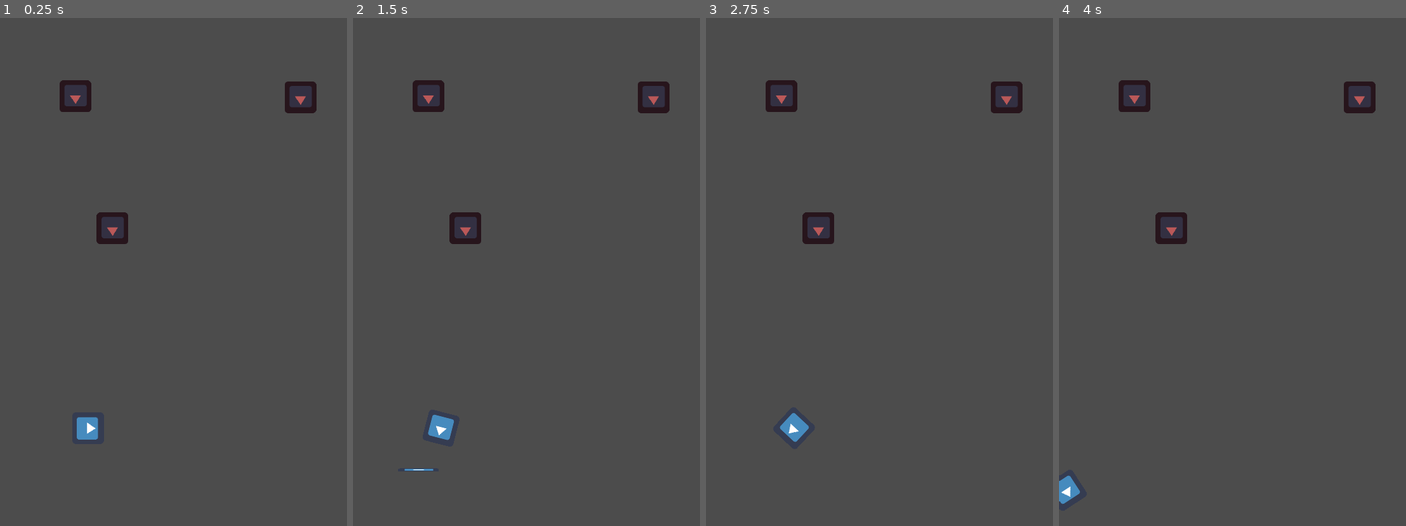
Above: before the commit, frames 1-4 (left to right).
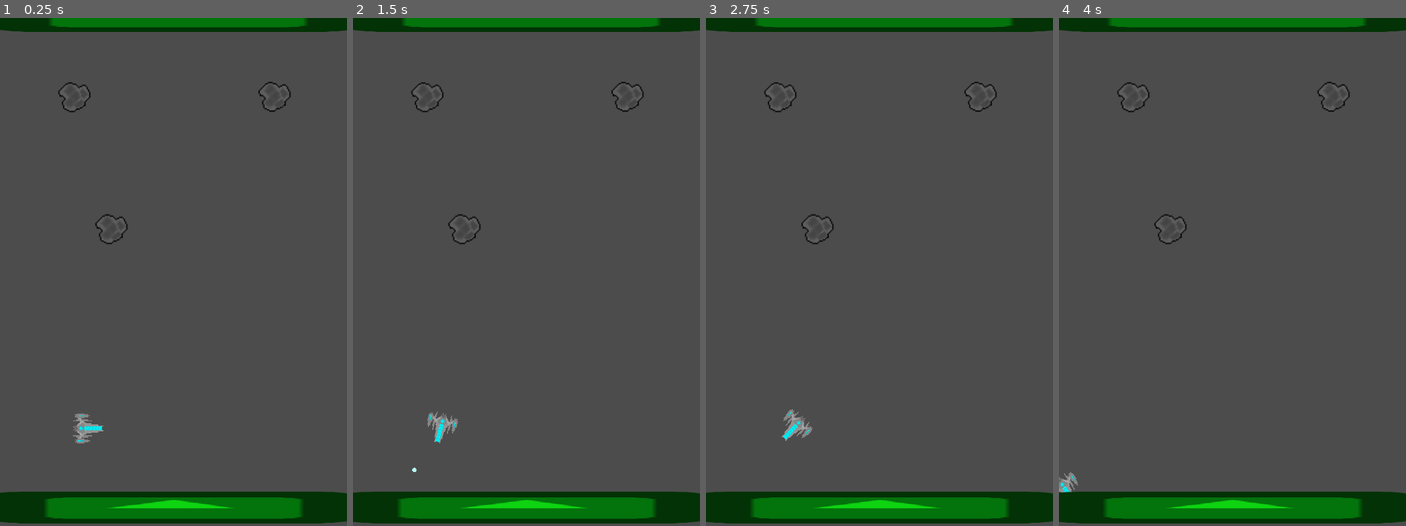
Above: after the commit, the same moments.

Repository: DaVinci789/asteroidblast
Game: Godot game, scene res://world.tscn
Two runs of this game, one before a commit and one after it. Both use one fixed random seed, a clock stepped at 60 frames per second and the inputs below. The engine's default icon, where the game draws it, is replaced by a stand-in: a white triangle on a blue panel in a dark square.
Inputs:
- Up to frame 1 (0.25 s): no input
- Up to frame 2 (1.5 s): tap Enter at 0.5 s; hold Right (ui_right) 0.53-1.28 s; tap Space (ui_select) at 0.6, 0.77, 1.07, 1.35 s; hold Left (ui_left) from 1.28 s (still down)
- Up to frame 3 (2.75 s): tap Space (ui_select) at 1.52, 1.82, 2.1 s; release Left (ui_left) at 2.03 s; hold Right (ui_right) from 2.03 s (still down)
- Up to frame 4 (4 s): release Right (ui_right) at 2.78 s; hold Up (ui_up) 2.78-3.53 s; tap Space (ui_select) at 2.85, 3.02, 3.32, 3.6, 3.77 s; hold Left (ui_left) from 3.53 s (still down)

The runs differ from the first frame. In frame 1, 11% of the frame differs, in the area x 0-100%, y 0-100%; in frame 2, 11%; in frame 3, 11%; in frame 4, 11%.

Commit message:
Add files via upload
This is everything I have so far. Goona look it over and maybe start a pull request soon

Diff:
--- a/asteroid.tscn
+++ b/asteroid.tscn
@@ -1,42 +1,45 @@
 [gd_scene load_steps=4 format=2]
 
 [ext_resource path="res://asteroid.gd" type="Script" id=1]
-[ext_resource path="res://icon.png" type="Texture" id=2]
+[ext_resource path="res://asteriod.png" type="Texture" id=2]
 
-[sub_resource type="RectangleShape2D" id=1]
+[sub_resource type="CapsuleShape2D" id=1]
 
 custom_solver_bias = 0.0
-extents = Vector2( 31.6114, 31.7039 )
+radius = 19.794
+height = 0.936436
 
-[node name="asteroid" type="RigidBody2D" index="0"]
+[node name="asteroid" type="RigidBody2D"]
 
 input_pickable = false
-collision_layer = 1
+collision_layer = 3
 collision_mask = 1
 mode = 0
 mass = 1.0
 friction = 1.0
-bounce = 0.0
+bounce = 0.5
 gravity_scale = 0.0
 custom_integrator = false
 continuous_cd = 0
 contacts_reported = 0
 contact_monitor = false
 sleeping = false
-can_sleep = true
+can_sleep = false
 linear_velocity = Vector2( 0, 0 )
 linear_damp = -1.0
 angular_velocity = 0.0
 angular_damp = -1.0
 script = ExtResource( 1 )
+_sections_unfolded = [ "Angular", "Applied Forces", "Collision", "Linear", "Pickable", "Transform", "Visibility", "Z Index" ]
 
-[node name="texture" type="Sprite" parent="." index="0"]
+[node name="CollisionShape2D" type="CollisionShape2D" parent="." index="0"]
 
-modulate = Color( 0.730469, 0.348114, 0.348114, 1 )
+position = Vector2( -2.002, -0.0383987 )
+scale = Vector2( 1.7298, 1.88077 )
+shape = SubResource( 1 )
+
+[node name="Sprite" type="Sprite" parent="." index="1"]
+
+position = Vector2( -0.826891, 5.30489 )
+scale = Vector2( 2.39002, 2.39002 )
 texture = ExtResource( 2 )
-flip_v = true
-_sections_unfolded = [ "Offset", "Visibility" ]
-
-[node name="CollisionShape2D" type="CollisionShape2D" parent="." index="1"]
-
-shape = SubResource( 1 )
--- a/lazer.tscn
+++ b/lazer.tscn
@@ -1,17 +1,17 @@
 [gd_scene load_steps=3 format=2]
 
-[ext_resource path="res://icon.png" type="Texture" id=1]
+[ext_resource path="res://lazer.png" type="Texture" id=1]
 
-[sub_resource type="RectangleShape2D" id=1]
+[sub_resource type="CircleShape2D" id=1]
 
 custom_solver_bias = 0.0
-extents = Vector2( 31.9731, 34.7771 )
+radius = 4.7466
 
 [node name="lazer" type="RigidBody2D"]
 
 position = Vector2( -0.463928, 0.115982 )
 input_pickable = false
-collision_layer = 1
+collision_layer = 2
 collision_mask = 1
 mode = 0
 mass = 1.0
@@ -28,15 +28,15 @@
 linear_damp = -1.0
 angular_velocity = 0.0
 angular_damp = -1.0
+_sections_unfolded = [ "Collision" ]
 
 [node name="Sprite" type="Sprite" parent="." index="0"]
 
-position = Vector2( 9.01698, -0.589195 )
-scale = Vector2( 1.28178, 0.0928744 )
+position = Vector2( 0.575659, -0.230619 )
+scale = Vector2( 0.0404853, 0.0404853 )
 texture = ExtResource( 1 )
 
-[node name="hitbox" type="CollisionShape2D" parent="." index="1"]
+[node name="CollisionShape2D" type="CollisionShape2D" parent="." index="1"]
 
-position = Vector2( 9.01698, -0.589195 )
-scale = Vector2( 1.28178, 0.0928744 )
+position = Vector2( 0.566811, -0.283405 )
 shape = SubResource( 1 )
--- /dev/null
+++ b/planet.tscn
@@ -0,0 +1,28 @@
+[gd_scene load_steps=3 format=2]
+
+[ext_resource path="res://icon.png" type="Texture" id=1]
+
+[sub_resource type="RectangleShape2D" id=1]
+
+custom_solver_bias = 0.0
+extents = Vector2( 32.7338, 32.1464 )
+
+[node name="StaticBody2D" type="StaticBody2D"]
+
+input_pickable = false
+collision_layer = 1
+collision_mask = 1
+constant_linear_velocity = Vector2( 0, 0 )
+constant_angular_velocity = 0.0
+friction = 1.0
+bounce = 0.0
+
+[node name="Sprite" type="Sprite" parent="." index="0"]
+
+modulate = Color( 0.0549927, 0.828125, 0.0670729, 1 )
+texture = ExtResource( 1 )
+_sections_unfolded = [ "Visibility" ]
+
+[node name="CollisionShape2D" type="CollisionShape2D" parent="." index="1"]
+
+shape = SubResource( 1 )
--- a/ship.gd
+++ b/ship.gd
@@ -22,7 +22,7 @@
 
 	get_parent().add_child(lazer, true)
 	lazer.position = pos
-	lazer.linear_velocity = Vector2(lazer_speed, 0).rotated(get_rotation()) # Gets rotation of ship then shoots laser at a specific velocity
+	lazer.linear_velocity = Vector2(lazer_speed, 0).rotated(get_rotation()) # Gets rotation of ship then shoots lazer at a specific velocity
 	add_collision_exception_with(lazer) # Makes sure lasers don't collide with each other
 	pass
 
--- a/ship.tscn
+++ b/ship.tscn
@@ -1,7 +1,7 @@
 [gd_scene load_steps=4 format=2]
 
 [ext_resource path="res://ship.gd" type="Script" id=1]
-[ext_resource path="res://icon.png" type="Texture" id=2]
+[ext_resource path="res://ship.png" type="Texture" id=2]
 
 [sub_resource type="RectangleShape2D" id=1]
 
@@ -20,7 +20,9 @@
 
 [node name="Sprite" type="Sprite" parent="." index="0"]
 
+position = Vector2( 2.1304, 0.507462 )
 rotation = 1.57014
+scale = Vector2( 0.126638, 0.126638 )
 texture = ExtResource( 2 )
 
 [node name="lazer" type="RayCast2D" parent="." index="1"]
--- /dev/null
+++ b/wall.tscn
@@ -0,0 +1,22 @@
+[gd_scene load_steps=2 format=2]
+
+[sub_resource type="RectangleShape2D" id=1]
+
+custom_solver_bias = 0.0
+extents = Vector2( 10.8537, 43.8846 )
+
+[node name="StaticBody2D" type="StaticBody2D"]
+
+input_pickable = false
+collision_layer = 1
+collision_mask = 1
+constant_linear_velocity = Vector2( 0, 0 )
+constant_angular_velocity = 0.0
+friction = 1.0
+bounce = 0.0
+
+[node name="CollisionShape2D" type="CollisionShape2D" parent="." index="0"]
+
+shape = SubResource( 1 )
+
+[node name="Sprite" type="Sprite" parent="." index="1"]
--- a/world.tscn
+++ b/world.tscn
@@ -1,9 +1,11 @@
-[gd_scene load_steps=3 format=2]
+[gd_scene load_steps=5 format=2]
 
 [ext_resource path="res://ship.tscn" type="PackedScene" id=1]
 [ext_resource path="res://asteroid.tscn" type="PackedScene" id=2]
+[ext_resource path="res://planet.tscn" type="PackedScene" id=3]
+[ext_resource path="res://wall.tscn" type="PackedScene" id=4]
 
-[node name="world" type="Node2D"]
+[node name="world" type="Node2D" index="0"]
 
 [node name="ship" parent="." index="0" instance=ExtResource( 1 )]
 
@@ -20,5 +22,33 @@
 
 [node name="asteroid3" parent="." index="3" instance=ExtResource( 2 )]
 
-position = Vector2( 605.88, 159.913 )
+position = Vector2( 555.6, 157.123 )
 scale = Vector2( 2.68373, 2.5598 )
+
+[node name="StaticBody2D" parent="." index="4" instance=ExtResource( 3 )]
+
+position = Vector2( 353.081, -4.20473 )
+scale = Vector2( 11.4569, 1 )
+collision_layer = 2
+_sections_unfolded = [ "Collision", "Transform", "Visibility" ]
+
+[node name="StaticBody2D2" parent="." index="5" instance=ExtResource( 3 )]
+
+position = Vector2( 344.269, 986.413 )
+scale = Vector2( 11.4569, 1 )
+collision_layer = 2
+_sections_unfolded = [ "Collision" ]
+
+[node name="wall" parent="." index="6" instance=ExtResource( 4 )]
+
+position = Vector2( 5.0351, 486.74 )
+scale = Vector2( 1, 14.7945 )
+collision_layer = 2
+_sections_unfolded = [ "Collision", "Pickable" ]
+
+[node name="wall2" parent="." index="7" instance=ExtResource( 4 )]
+
+position = Vector2( 700.48, 499.103 )
+scale = Vector2( 1, 14.7945 )
+collision_layer = 2
+_sections_unfolded = [ "Collision" ]
Not shown, added: asteriod.png.import
Not shown, added: lazer.png.import
Not shown, added: ship.png.import
